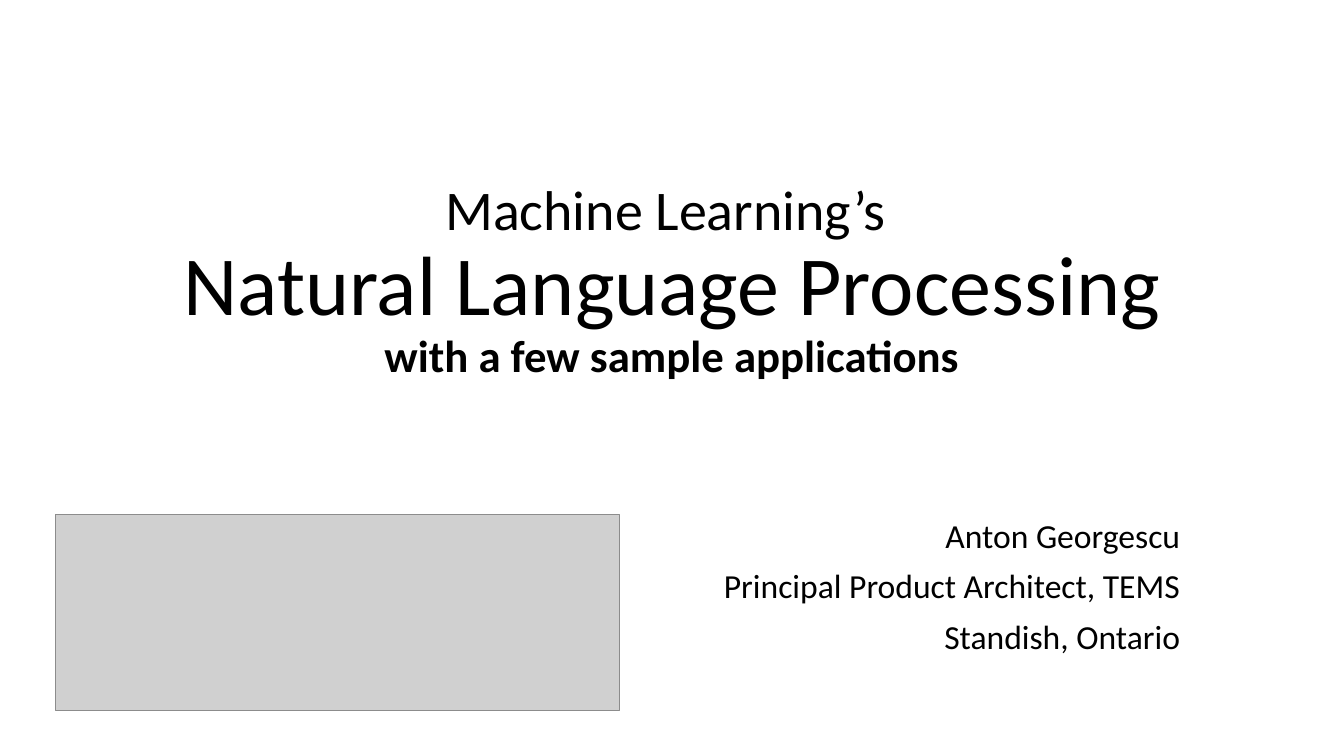
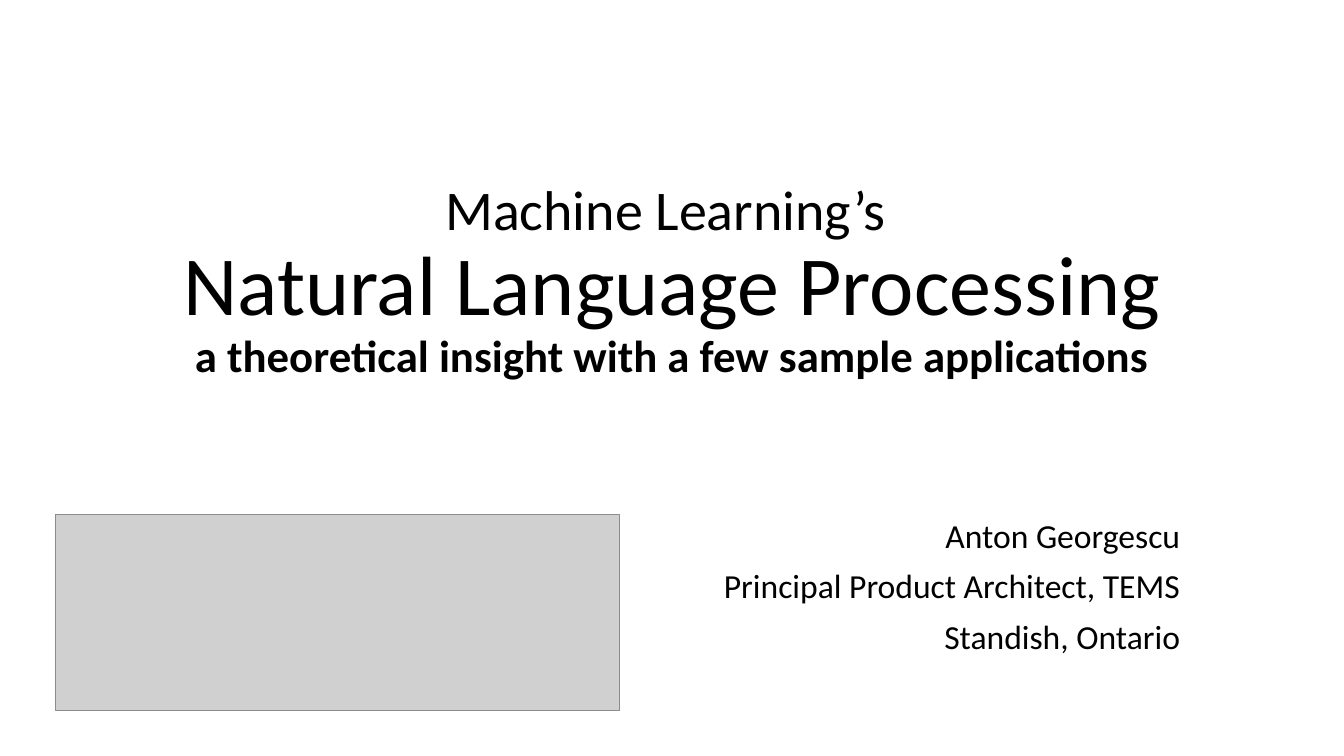
Before and after one commit to antongeorgescu/machine-learning-documentation, a slide deck: slide 1 of Natural Language Processing - Presentation.pptx. Drawn at 1344x756 pixels with LibreOffice and Linux fonts; fonts in the diff are those of the drawing; grey boxes stand for pictures. Boxes give left, top, right and bottom in pixels: in the first picture for what was removed or moved away, otherwise in the second. Text is boxed around its words. In the diff, an @@ line names an element or a change of style, - is before the commit and + after.

```diff
--- a/Natural Language Processing - Presentation.pptx
+++ b/Natural Language Processing - Presentation.pptx
@@ title at (184, 190, 1160, 380): text changed; bold on @@
-Machine Learning’s
-Natural Language Processing
-with a few sample applications
+Machine Learning’s
+Natural Language Processing
+a theoretical insight with a few sample applications
```
Also in this commit, not shown: 11 other slides changed, 5 slides added, 1 slide removed.
